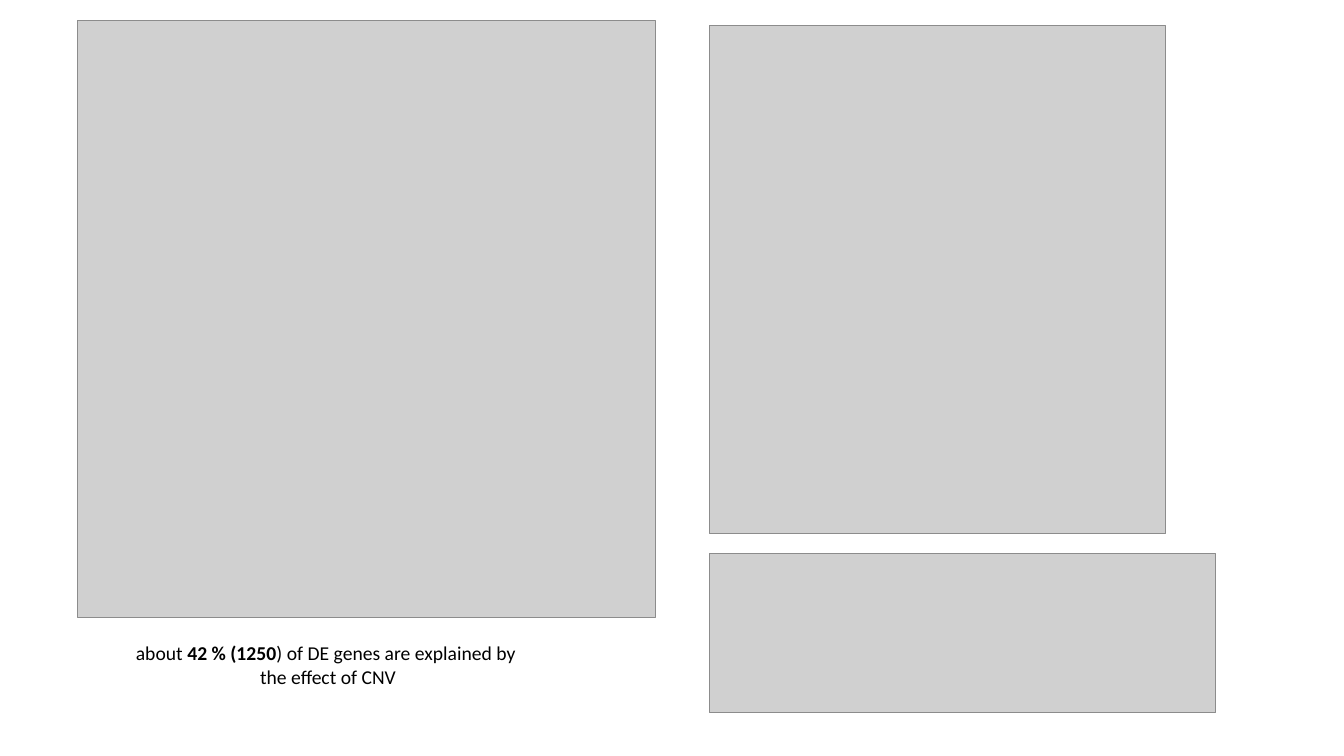
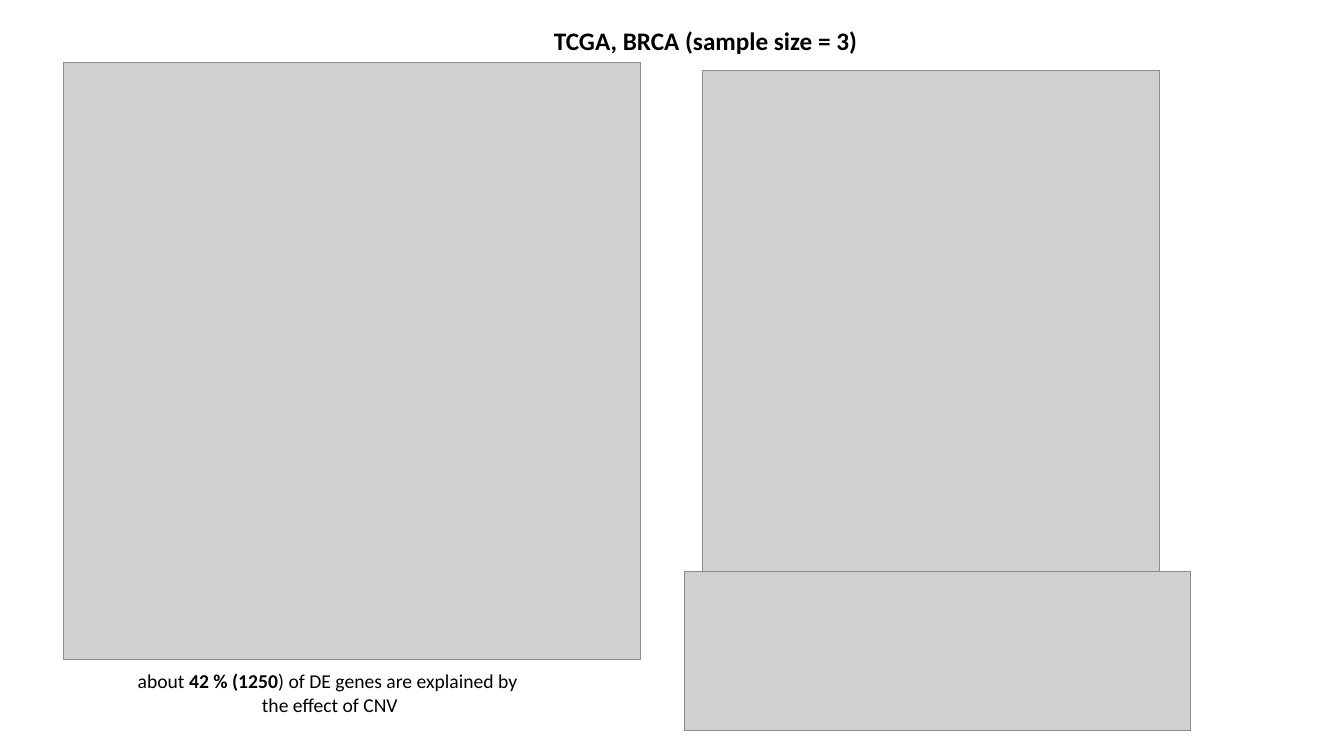
Before and after one commit to Katerina10-cloud/CN-aware-DGE, a slide deck: slide 11 of modeling DGE_CNV.pptx (slide 13 before the commit). Drawn at 1344x756 pixels with LibreOffice and Linux fonts; fonts in the diff are those of the drawing; grey boxes stand for pictures. Boxes give left, top, right and bottom in pixels: in the first picture for what was removed or moved away, otherwise in the second. Text is boxed around its words. In the diff, an @@ line names an element or a change of style, - is before the commit and + after.

```diff
--- a/modeling DGE_CNV.pptx
+++ b/modeling DGE_CNV.pptx
@@ text added at [554,31,857,54], 18 pt, text #000000, bold @@
+TCGA, BRCA (sample size = 3)
@@ picture: place and size @@
-picture at [78,21,655,618]
+picture at [64,64,641,660]
@@ picture: place and size @@
-picture at [710,25,1167,533]
+picture at [703,71,1159,579]
@@ picture: place and size @@
-picture at [710,554,1217,713]
+picture at [685,572,1192,731]
@@ text "about 42 % (1250) of ...": place and size @@
-text "about 42 % (1250) of ..." at [136,645,515,684]
+text "about 42 % (1250) of ..." at [138,673,517,712]
```
Also in this commit, not shown: 6 other slides changed, 2 slides added, 3 slides removed, 6 other files.
